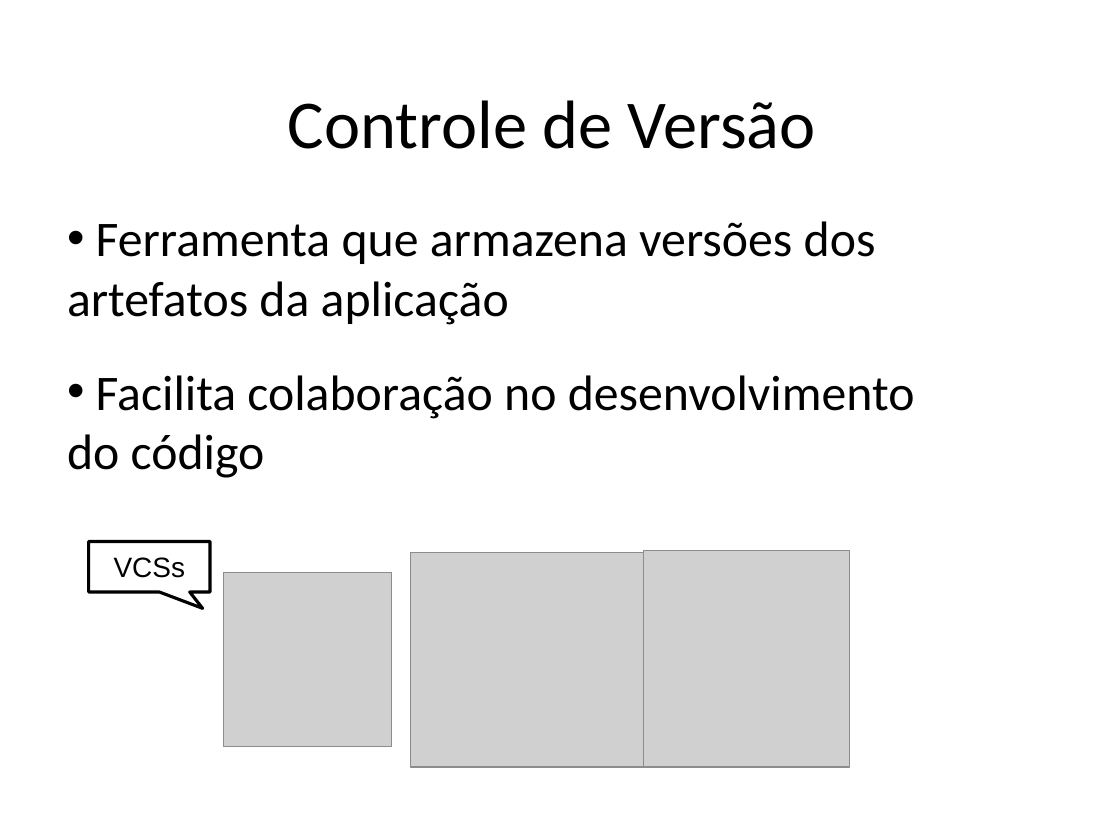
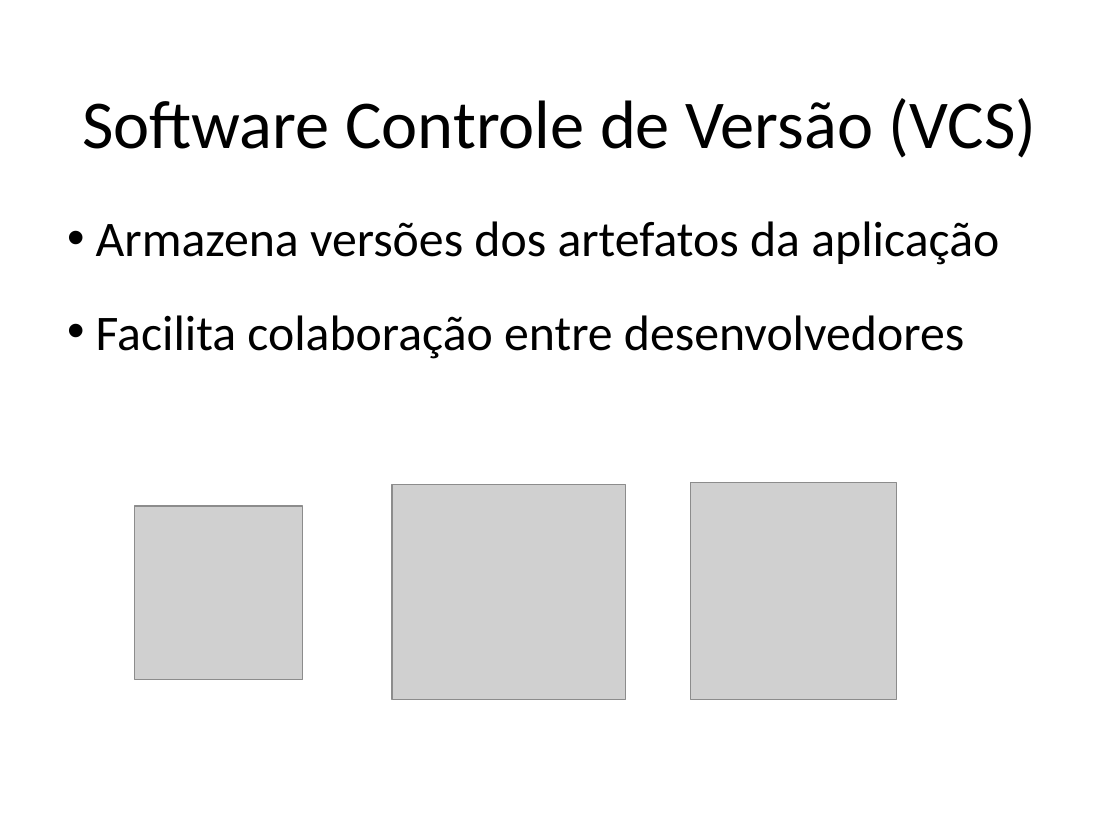
Before and after one commit to STAR-RG/testing-cin, a slide deck: slide 52 of slides.pptx. Drawn at 1120x840 pixels with LibreOffice and Linux fonts; fonts in the diff are those of the drawing; grey boxes stand for pictures. Boxes give left, top, right and bottom in pixels: in the first picture for what was removed or moved away, otherwise in the second. Text is boxed around its words. In the diff, an @@ line names an element or a change of style, - is before the commit and + after.

```diff
--- a/slides.pptx
+++ b/slides.pptx
@@ text at (82, 98, 1037, 158): text changed @@
-Controle de Versão
+Software Controle de Versão (VCS)
@@ text at (96, 221, 999, 359): text changed @@
-• Ferramenta que armazena versões dos artefatos da aplicação
-• Facilita colaboração no desenvolvimento do código
+• Armazena versões dos artefatos da aplicação
+• Facilita colaboração entre desenvolvedores
@@ picture: place and size @@
-picture at (224, 572, 392, 746)
+picture at (134, 506, 302, 680)
@@ picture: place and size @@
-picture at (410, 552, 643, 767)
+picture at (392, 485, 625, 700)
@@ picture: place and size @@
-picture at (644, 551, 850, 767)
+picture at (691, 483, 897, 699)
@@ speech box removed at (88, 542, 209, 592) @@
-VCSs
```
Also in this commit, not shown: 6 other slides changed.
